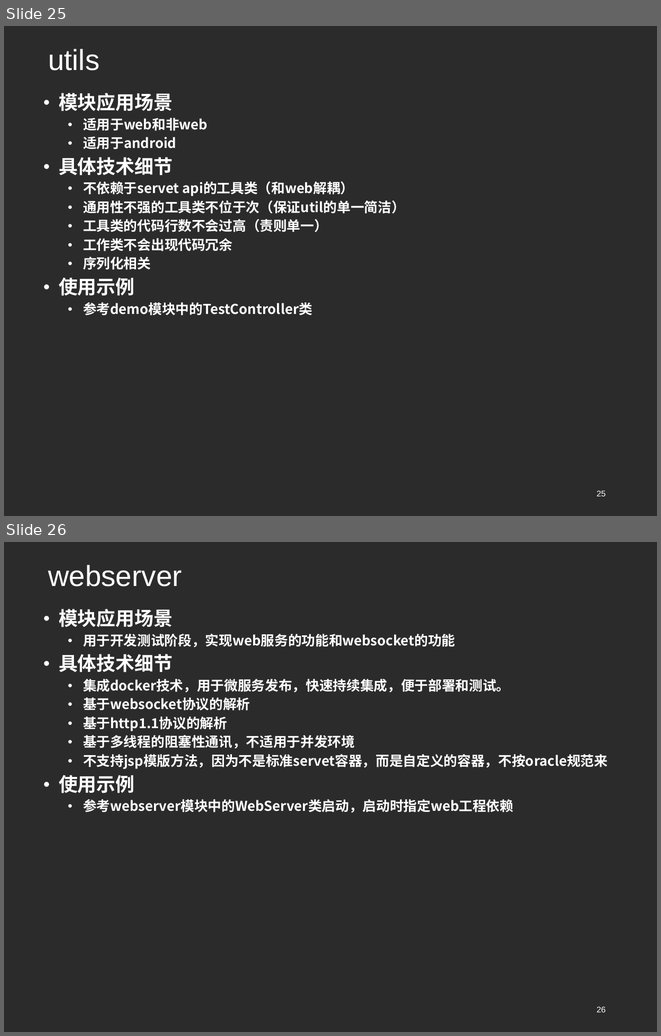
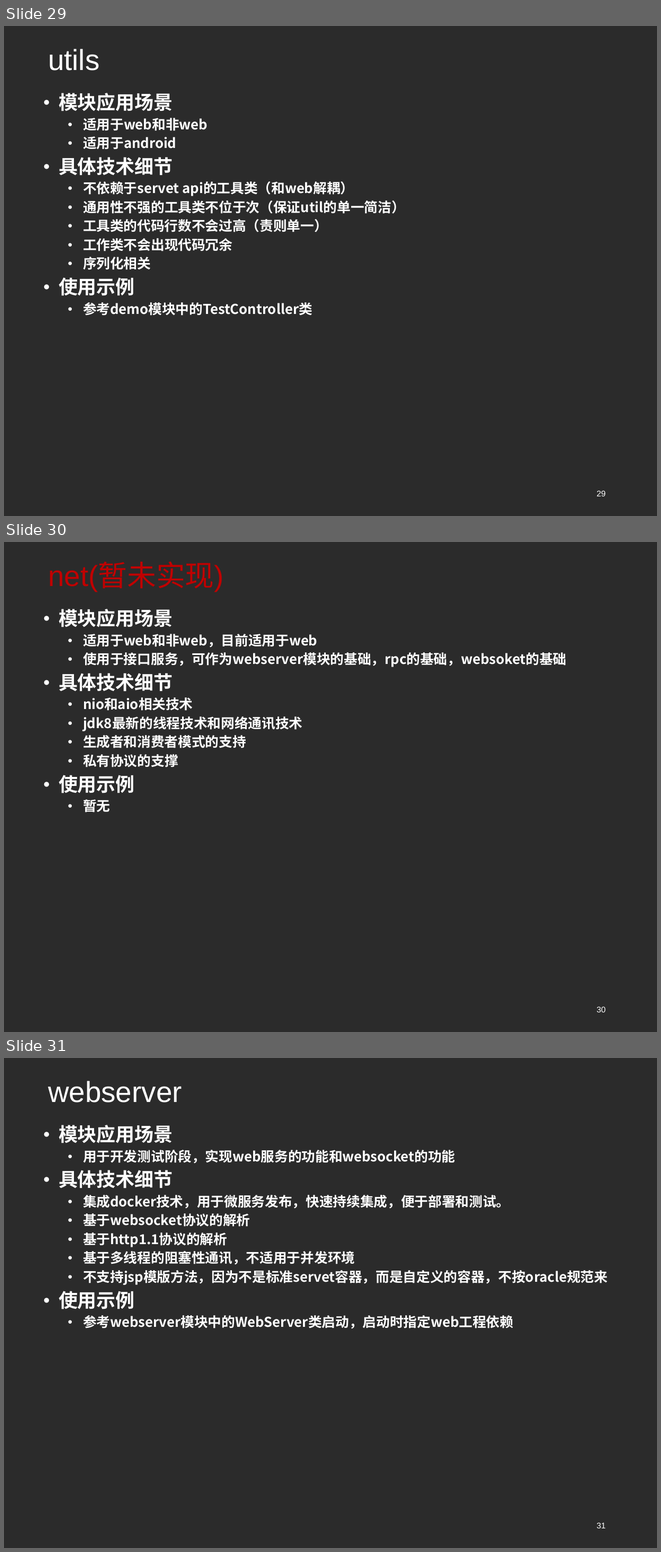
Before and after one commit to wlzsoft/simplify-framework, a slide deck: src/doc/simplify框架预演稿20161116.ppt. Shown one above the other, each under a label of ours: slides 25 and 26 before the commit, slides 29, 30 and 31 after it. The pictures are 661x1036 and 661x1552 pixels, drawn with LibreOffice and Linux fonts; fonts in the diff are those of the drawing; background and template pictures are left out; a plain dark background stands for a picture behind light text. Boxes give left, top, right and bottom in pixels: in the first picture for what was removed or moved away, otherwise in the second. Text is boxed around its words. In the diff, an @@ line names an element or a change of style, - is before the commit and + after.

```diff
--- a/src/doc/simplify框架预演稿20161116.ppt
+++ b/src/doc/simplify框架预演稿20161116.ppt
@@ slide 30 added at box(4, 542, 657, 1032), background picture (left out) @@
@@ title added at box(48, 563, 224, 591), 32 pt, text #C00000 @@
+net(暂未实现)
@@ subtitle added at box(59, 609, 567, 812), 15 pt, text #FFFFFF, bold @@
+● 模块应用场景
+  ● 适用于web和非web，目前适用于web
+  ● 使用于接口服务，可作为webserver模块的基础，rpc的基础，websoket的基础
+● 具体技术细节
+  ● nio和aio相关技术
+  ● jdk8最新的线程技术和网络通讯技术
+  ● 生成者和消费者模式的支持
+  ● 私有协议的支撑
+● 使用示例
+  ● 暂无
@@ page number added at box(597, 1006, 606, 1012), 9 pt, text #FFFFFF @@
+30
@@ what was slide 25 is now slide 29 @@
@@ page number at box(597, 490, 606, 496): text changed @@
-25
+29
@@ what was slide 26 is now slide 31 @@
@@ page number at box(597, 1522, 606, 1528): text changed @@
-26
+31
```
Also in this commit, not shown: 6 slides changed, 5 other slides added, 1 slide removed.
